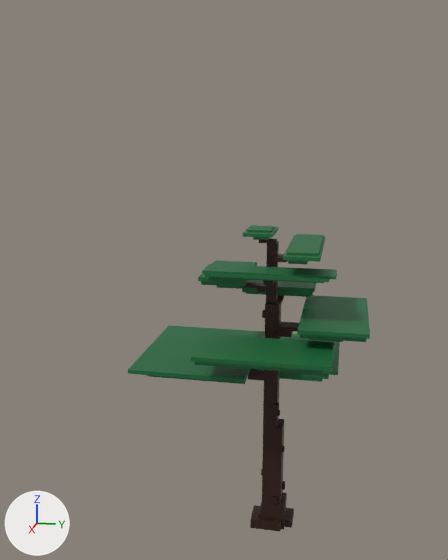
One commit to the Blender file Unhola/Models/Pine.blend: the scene before it, then after it.
Camera for both pictures: a 50 mm camera at (8.8, 0.95, 6.14) aimed at (-0.37, -0.89, 3.85). Lighting does not change. The marker at lower left points along +X, +Y and +Z.

Before the edit, the objects in view are built like this:
```python
me_shrubs = bpy.data.meshes.new('Shrubs')
me_shrubs.from_pydata(...)  # 216 vertices, 162 faces; spans x -5.5..4.4, y -16.1..14.1, z -96.4..4.0
me_shrubs.materials.append(mat_material_035)  # dark green #166b3a
me_trunk = bpy.data.meshes.new('Trunk')
me_trunk.from_pydata(...)  # 402 vertices, 324 faces; spans x -5.7..5.5, y -17.0..9.1, z -1.0..20.0
me_trunk.materials.append(mat_material_056)  # brown #31160f
ob_shrubs = bpy.data.objects.new('Shrubs', me_shrubs)
ob_shrubs.location = (0.0, -0.22, 4.65)
ob_shrubs.scale = (0.322, 0.108, 0.0236)
ob_trunk = bpy.data.objects.new('Trunk', me_trunk)
ob_trunk.location = (0.0, 0.11, 0.19)
ob_trunk.scale = (0.167, 0.0736, 0.221)
```
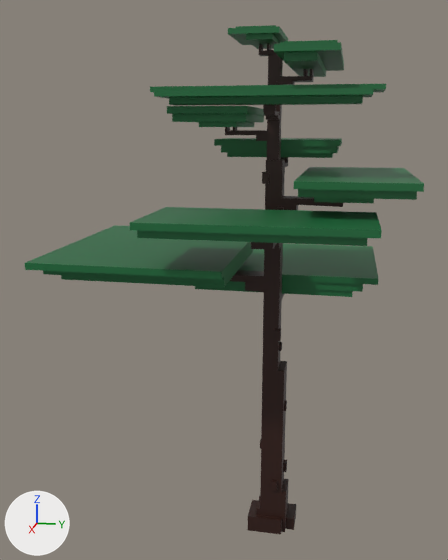
Where the newer file only moved an object's origin or applied its transform, the numbers keep the older frame.

Boxes [x1, y1, x2, y2] around the edits, measured in the pictures (448 x 560 px; the box of a moved part takes in the faces that stretch with it):
'Shrubs', reshaped, moved, rescaled (65% wider, 71% taller)
    before: [128, 225, 370, 384]
    after: [25, 25, 424, 297]
'Trunk', mesh rescaled
    before: [244, 239, 299, 531]
    after: [225, 43, 343, 534]
part 1 of me_shrubs, moved or reshaped
    before: [253, 237, 270, 240]
    after: [246, 33, 281, 49]
part 2 of me_shrubs, moved or reshaped
    before: [247, 225, 274, 233]
    after: [236, 25, 277, 28]
part 3 of me_shrubs, moved or reshaped
    before: [242, 226, 278, 238]
    after: [228, 26, 288, 45]
part 4 of me_shrubs, moved or reshaped
    before: [244, 369, 250, 383]
    after: [43, 245, 251, 283]
part 5 of me_shrubs, moved or reshaped
    before: [147, 369, 251, 384]
    after: [61, 249, 253, 287]
part 6 of me_shrubs, moved or reshaped
    before: [128, 326, 264, 383]
    after: [25, 225, 251, 279]
part 7 of me_shrubs, moved or reshaped
    before: [297, 295, 370, 339]
    after: [294, 167, 424, 192]
part 8 of me_shrubs, moved or reshaped
    before: [309, 338, 343, 342]
    after: [314, 197, 374, 203]
part 9 of me_shrubs, moved or reshaped
    before: [300, 334, 366, 342]
    after: [298, 189, 417, 200]
part 10 of me_shrubs, moved or reshaped
    before: [198, 260, 257, 283]
    after: [167, 106, 264, 116]
part 11 of me_shrubs, moved or reshaped
    before: [217, 285, 239, 289]
    after: [199, 122, 254, 127]
part 12 of me_shrubs, moved or reshaped
    before: [201, 280, 248, 287]
    after: [172, 113, 264, 122]
part 13 of me_shrubs, moved or reshaped
    before: [287, 234, 323, 256]
    after: [281, 40, 338, 44]
part 14 of me_shrubs, moved or reshaped
    before: [288, 260, 308, 264]
    after: [284, 52, 326, 77]
part 15 of me_shrubs, moved or reshaped
    before: [283, 235, 325, 262]
    after: [274, 42, 344, 71]
part 16 of me_shrubs, moved or reshaped
    before: [202, 264, 337, 279]
    after: [150, 84, 386, 93]
part 17 of me_shrubs, moved or reshaped
    before: [205, 273, 330, 282]
    after: [154, 88, 374, 99]
part 18 of me_shrubs, moved or reshaped
    before: [213, 277, 324, 283]
    after: [169, 96, 363, 105]
part 19 of me_shrubs, moved or reshaped
    before: [239, 280, 316, 292]
    after: [214, 138, 342, 146]
part 20 of me_shrubs, moved or reshaped
    before: [246, 292, 310, 297]
    after: [227, 153, 333, 158]
part 21 of me_shrubs, moved or reshaped
    before: [242, 289, 313, 296]
    after: [221, 146, 339, 153]
part 22 of me_shrubs, moved or reshaped
    before: [191, 334, 334, 371]
    after: [130, 207, 382, 238]
part 23 of me_shrubs, moved or reshaped
    before: [195, 361, 324, 374]
    after: [137, 230, 367, 246]
part 24 of me_shrubs, moved or reshaped
    before: [263, 332, 340, 382]
    after: [195, 243, 378, 297]

Diff of the bpy script that builds the scene:
```diff
--- a/Unhola/Models/Pine.blend.py
+++ b/Unhola/Models/Pine.blend.py
@@ me_shrubs @@
 me_shrubs.from_pydata(...)  # 216 vertices, 162 faces; spans x -5.5..4.4, y -16.1..14.1, z -96.4..4.0
 # used by ob_shrubs; location = (0.0, -0.22, 4.65); scale = (0.322, 0.108, 0.0236)
+# me_shrubs part 1: the loose piece of 8 vertices spanning x -1.0..1.0, y -1.0..1.0, z -1.0..1.0 is moved by (0.0, -1.5, 197.1)
+# me_shrubs part 2: the loose piece of 8 vertices spanning x -0.6..0.7, y -2.0..1.1, z 2.7..4.0 is moved by (0.0, -1.5, 197.1)
+# me_shrubs part 3: the loose piece of 8 vertices spanning x -1.1..1.1, y -2.4..1.5, z 0.8..2.7 is moved by (0.0, -1.5, 197.1)
+# me_shrubs part 4: the loose piece of 8 vertices spanning x -2.6..2.8, y -15.6..-1.1, z -81.6..-78.3 is moved by (0.0, -2.1, 197.1)
+# me_shrubs part 5: the loose piece of 8 vertices spanning x -2.3..2.5, y -14.5..-1.2, z -84.2..-81.4 is moved by (0.0, -2.1, 197.1)
+# me_shrubs part 6: the loose piece of 8 vertices spanning x -3.0..3.3, y -16.1..-0.9, z -78.3..-75.9 is moved by (0.0, -2.1, 197.1)
+# me_shrubs part 7: the loose piece of 8 vertices spanning x -2.7..2.9, y 5.4..14.1, z -49.4..-47.0 is moved by (0.0, -3.6, 197.1)
+# me_shrubs part 8: the loose piece of 8 vertices spanning x -2.2..2.5, y 6.8..11.0, z -53.9..-51.2 is moved by (0.0, -3.6, 197.1)
+# me_shrubs part 9: the loose piece of 8 vertices spanning x -2.5..2.7, y 5.7..13.8, z -52.1..-49.1 is moved by (0.0, -3.6, 197.1)
+# me_shrubs part 10: the loose piece of 8 vertices spanning x -1.7..1.8, y -7.8..-1.6, z -25.1..-22.7 is moved by (0.0, -0.4, 196.4)
+# me_shrubs part 11: the loose piece of 8 vertices spanning x -1.5..1.5, y -5.5..-2.6, z -29.6..-26.8 is moved by (0.0, -0.4, 196.4)
+# me_shrubs part 12: the loose piece of 8 vertices spanning x -1.7..1.6, y -7.5..-1.8, z -27.8..-24.8 is moved by (0.0, -0.4, 196.4)
+# me_shrubs part 13: the loose piece of 8 vertices spanning x -2.2..2.3, y 3.8..7.6, z -6.1..-4.2 is moved by (0.0, -3.2, 197.1)
+# me_shrubs part 14: the loose piece of 8 vertices spanning x -2.2..2.5, y 4.0..6.3, z -10.2..-7.2 is moved by (0.0, -3.2, 197.1)
+# me_shrubs part 15: the loose piece of 8 vertices spanning x -2.5..2.7, y 3.4..7.9, z -7.7..-5.6 is moved by (0.0, -3.2, 197.1)
+# me_shrubs part 16: the loose piece of 8 vertices spanning x 1.0..2.2, y -6.9..9.8, z -18.9..-17.2 is moved by (0.0, -2.1, 197.1)
+# me_shrubs part 17: the loose piece of 8 vertices spanning x 0.9..2.3, y -6.5..9.0, z -20.4..-18.4 is moved by (0.0, -2.1, 197.1)
+# me_shrubs part 18: the loose piece of 8 vertices spanning x 1.1..1.8, y -5.8..8.3, z -22.7..-19.9 is moved by (0.0, -2.1, 197.1)
+# me_shrubs part 19: the loose piece of 8 vertices spanning x -2.7..-0.7, y -3.8..6.8, z -37.3..-34.9 is moved by (0.3, -2.1, 197.1)
+# me_shrubs part 20: the loose piece of 8 vertices spanning x -2.0..-1.0, y -2.9..6.2, z -41.8..-39.0 is moved by (0.3, -2.1, 197.1)
+# me_shrubs part 21: the loose piece of 8 vertices spanning x -2.6..-0.8, y -3.3..6.6, z -40.0..-37.0 is moved by (0.3, -2.1, 197.1)
+# me_shrubs part 22: the loose piece of 8 vertices spanning x 1.5..4.4, y -6.9..9.8, z -61.6..-59.2 is moved by (-0.4, -2.1, 197.1)
+# me_shrubs part 23: the loose piece of 8 vertices spanning x 1.6..4.3, y -6.5..9.0, z -64.3..-61.3 is moved by (-0.4, -2.1, 197.1)
+# me_shrubs part 24: all 24 vertices in x -5.5..-0.4, y -8.3..10.5, z -96.4..-88.1 are moved by (0.0, -2.1, 197.1)
 me_shrubs.materials.append(mat_material_035)
@@ me_trunk @@
 me_trunk.from_pydata(...)  # 402 vertices, 324 faces; spans x -5.7..5.5, y -17.0..9.1, z -1.0..20.0
 # used by ob_trunk; location = (0.0, 0.11, 0.19); scale = (0.167, 0.0736, 0.221)
+# me_trunk part 25: the whole mesh is scaled about its middle by (1.22, 1.11, 1.56), then moved by (0.0, -0.3, 5.8)
 me_trunk.materials.append(mat_material_056)
@@ ob_shrubs @@
 ob_shrubs = bpy.data.objects.new('Shrubs', me_shrubs)
-ob_shrubs.location = (0.0, -0.22, 4.65)
-ob_shrubs.scale = (0.322, 0.108, 0.0236)
+ob_shrubs.location = (0.0, 0.0, 0.0)
+ob_shrubs.scale = (0.503, 0.169, 0.0369)
```
